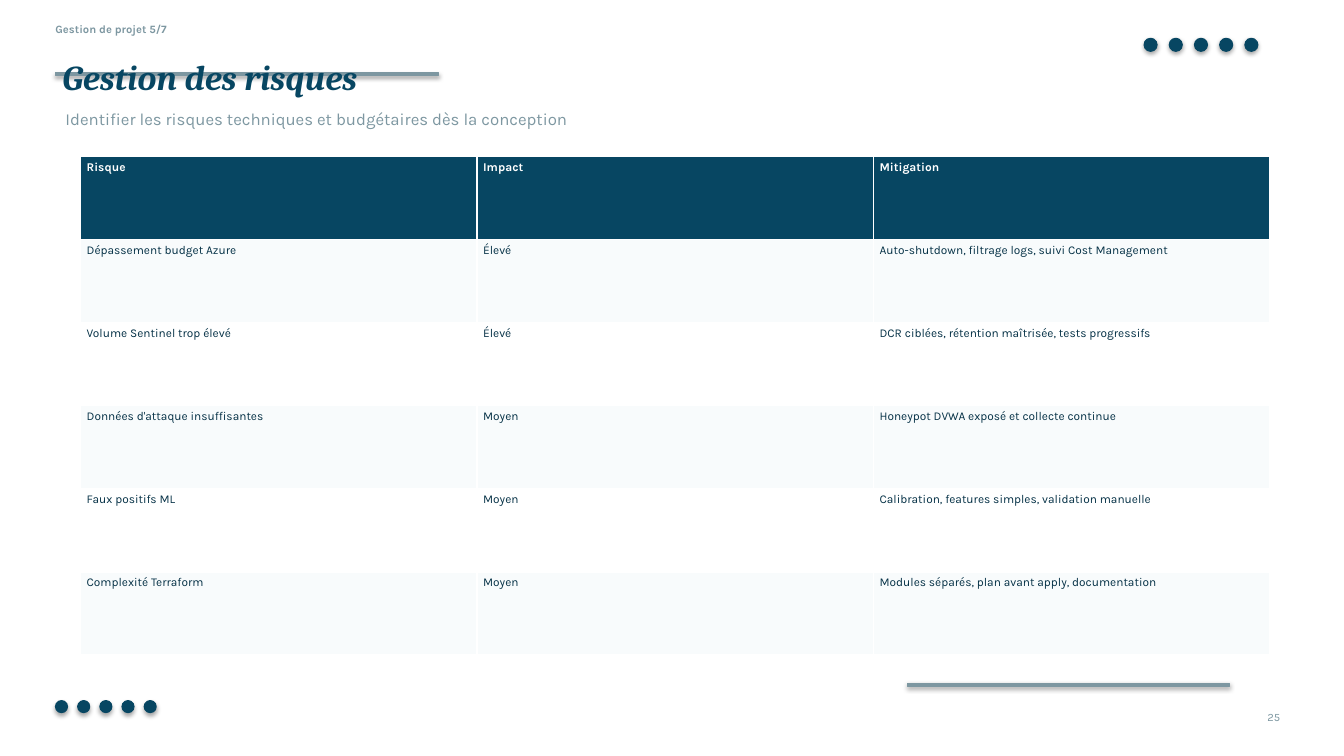
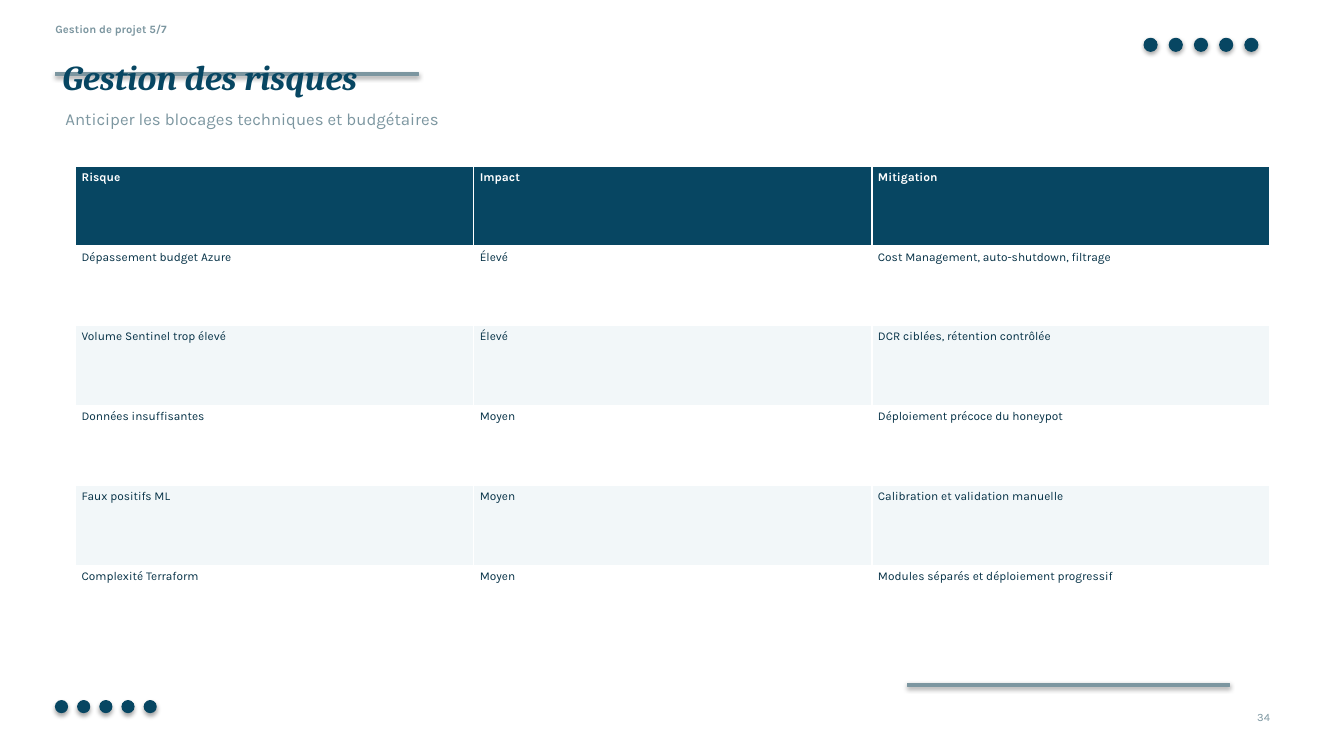
Before and after one commit to slayqueearikma-beep/test, a slide deck: slide 34 of presentation/AITDR_completed_after_slide_13.pptx (slide 25 before the commit). Drawn at 1344x756 pixels with LibreOffice and Linux fonts; fonts in the diff are those of the drawing. Boxes give left, top, right and bottom in pixels: in the first picture for what was removed or moved away, otherwise in the second. Text is boxed around its words. In the diff, an @@ line names an element or a change of style, - is before the commit and + after.

```diff
--- a/presentation/AITDR_completed_after_slide_13.pptx
+++ b/presentation/AITDR_completed_after_slide_13.pptx
@@ rectangle resized from (x1=55, y1=73, x2=439, y2=76) to (x1=55, y1=73, x2=418, y2=76) @@
@@ rectangle at (x1=55, y1=73, x2=418, y2=76): fill #7D97A1 to #7C96A0; outline #7D97A1 0.75 pt to #7C96A0 0.75 pt @@
@@ text at (x1=65, y1=112, x2=438, y2=129): text changed; text colour #7D97A1 to #7C96A0 @@
-Identifier les risques techniques et budgétaires dès la conception
+Anticiper les blocages techniques et budgétaires
@@ table at (x1=76, y1=166, x2=1270, y2=645) @@
-row 2, column 3: Auto-shutdown, filtrage logs, suivi Cost Management
+row 2, column 3: Cost Management, auto-shutdown, filtrage
-row 3, column 3: DCR ciblées, rétention maîtrisée, tests progressifs
+row 3, column 3: DCR ciblées, rétention contrôlée
-row 4, column 1: Données d'attaque insuffisantes
+row 4, column 1: Données insuffisantes
-row 4, column 3: Honeypot DVWA exposé et collecte continue
+row 4, column 3: Déploiement précoce du honeypot
-row 5, column 3: Calibration, features simples, validation manuelle
+row 5, column 3: Calibration et validation manuelle
-row 6, column 3: Modules séparés, plan avant apply, documentation
+row 6, column 3: Modules séparés et déploiement progressif
@@ fill #F8FBFC to #FFFFFF in 9 cells @@
@@ fill #FFFFFF to #F2F7F9 in 6 cells @@
@@ table resized from (x1=81, y1=156, x2=1269, y2=655) to (x1=76, y1=166, x2=1270, y2=645) @@
@@ text at (x1=1257, y1=714, x2=1270, y2=721): text changed; text colour #7D97A1 to #7C96A0 @@
-25
+34
```
Also in this commit, not shown: 12 other slides changed, 25 slides added, 14 slides removed.
